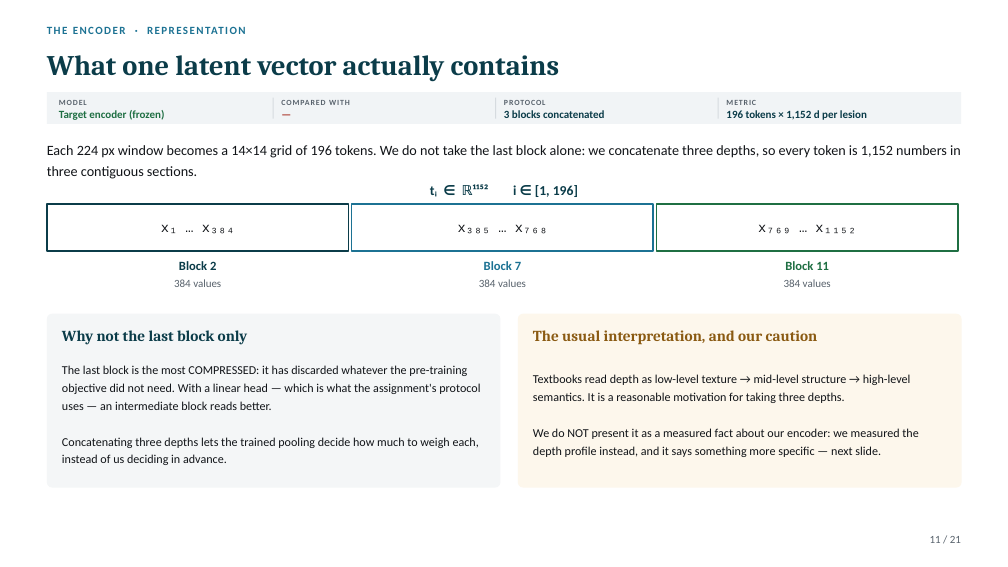
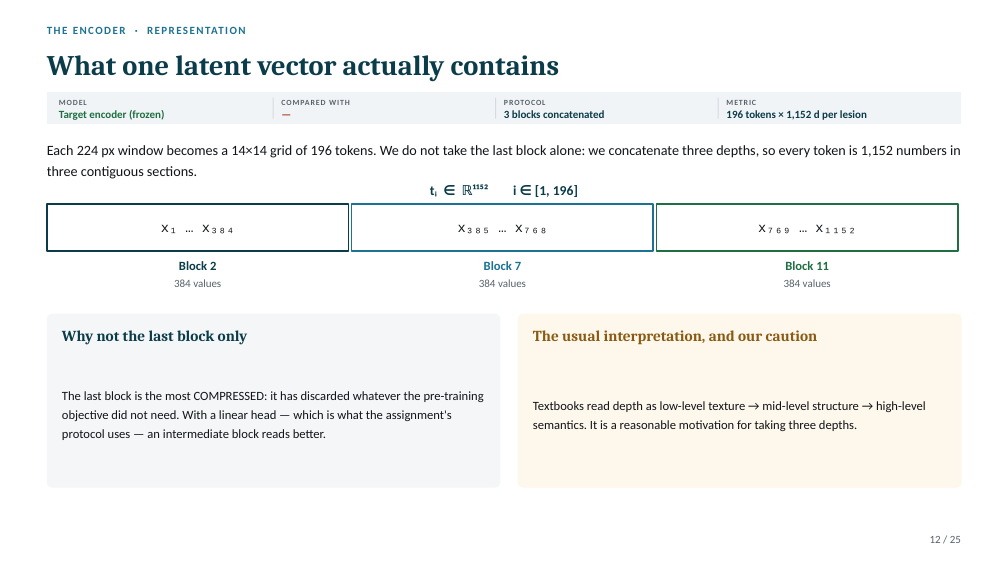
Before and after one commit to Gennaro-finance/Computer_Vision, a slide deck: slide 12 of Project8_CV_2025-2026.pptx (slide 11 before the commit). Drawn at 1008x567 pixels with LibreOffice and Linux fonts; fonts in the diff are those of the drawing. Boxes give left, top, right and bottom in pixels: in the first picture for what was removed or moved away, otherwise in the second. Text is boxed around its words. In the diff, an @@ line names an element or a change of style, - is before the commit and + after.

```diff
--- a/Project8_CV_2025-2026.pptx
+++ b/Project8_CV_2025-2026.pptx
@@ text "The last block is the ..." at [62,391,484,440]: size 11.5 to 12 pt; line spacing 17pt to 18pt @@
@@ text "Textbooks read depth as low-level ..." at [533,401,926,431]: size 11.5 to 12 pt; line spacing 17pt to 18pt @@
@@ text at [62,437,479,465]: paragraph removed @@
-Concatenating three depths lets the trained pooling decide how much to weigh each, instead of us deciding in advance.
@@ text at [533,428,918,457]: paragraph removed @@
-We do NOT present it as a measured fact about our encoder: we measured the depth profile instead, and it says something more specific — next slide.
@@ text at [930,536,961,543]: text changed @@
-11 / 21
+12 / 25
```
Also in this commit, not shown: 20 other slides changed, 4 slides added, 1 other file.
